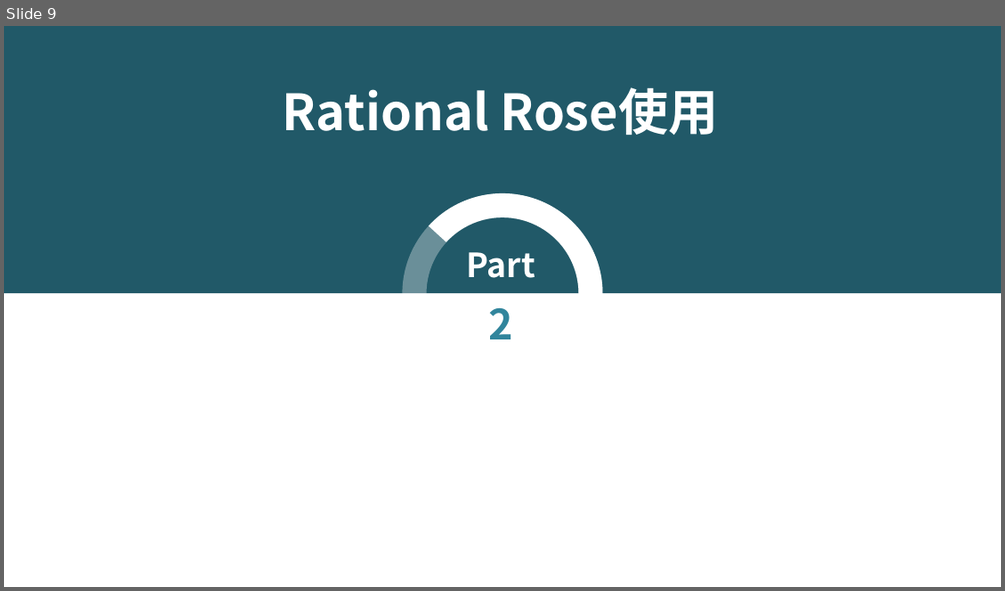
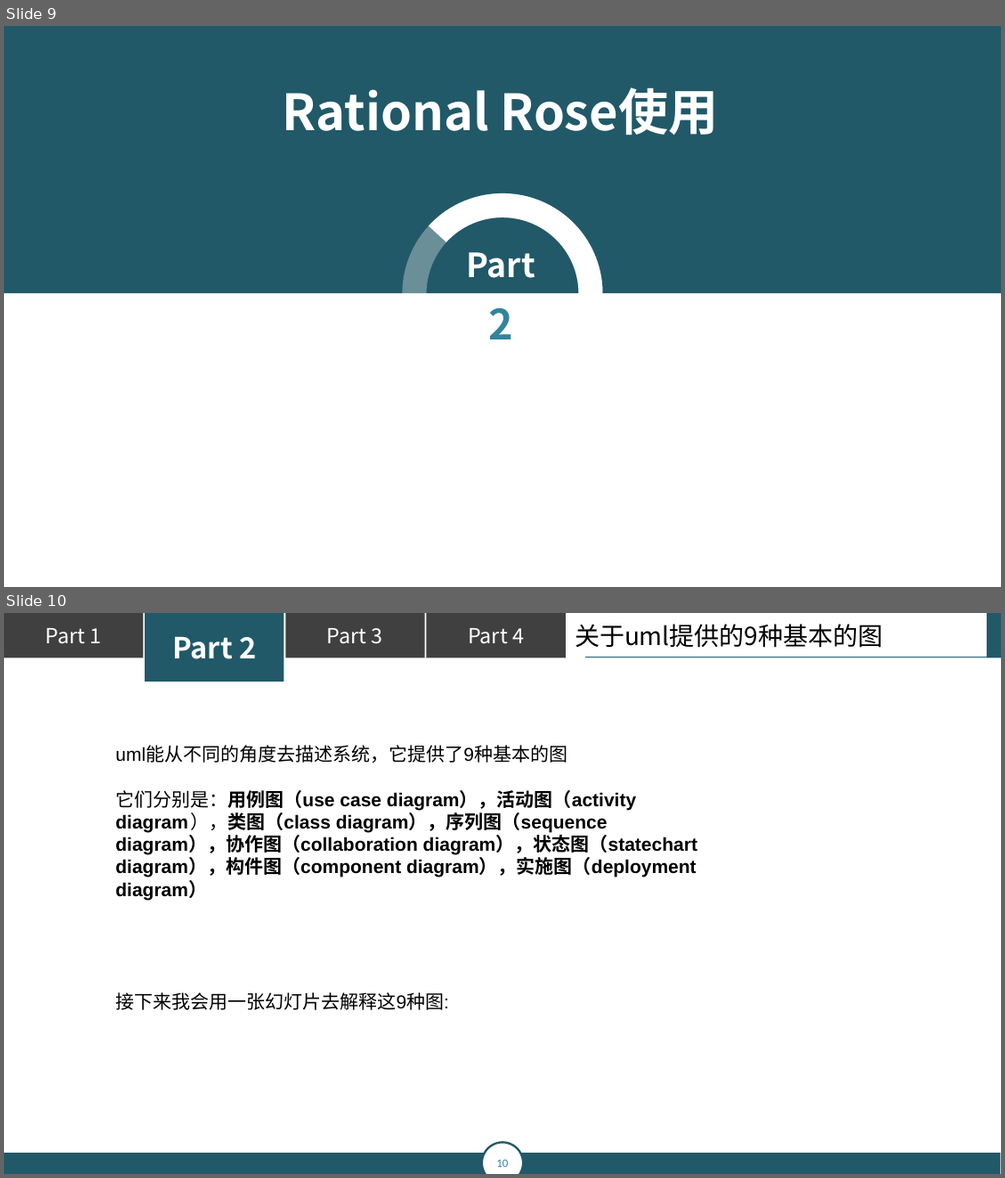
Before and after one commit to popopoi/PRD2018-G07, a slide deck: 翻转课堂PPT/PRD2018-G07-第五周翻转课堂PPT.pptx. Shown one above the other, each under a label of ours: slide 9 before the commit, slides 9 and 10 after it. The pictures are 1005x591 and 1005x1178 pixels, drawn with LibreOffice and Linux fonts; fonts in the diff are those of the drawing; background and template pictures are left out. Boxes give left, top, right and bottom in pixels: in the first picture for what was removed or moved away, otherwise in the second. Text is boxed around its words. In the diff, an @@ line names an element or a change of style, - is before the commit and + after.

```diff
--- a/翻转课堂PPT/PRD2018-G07-第五周翻转课堂PPT.pptx
+++ b/翻转课堂PPT/PRD2018-G07-第五周翻转课堂PPT.pptx
@@ slide 10 added at (4, 613, 1001, 1174), background #FFFFFF @@
@@ rectangle added at (4, 613, 143, 657), fill #404040, 20 pt, text #FFFFFF @@
+Part 1
@@ rectangle added at (145, 613, 283, 681), fill #215968, 28 pt, text #FFFFFF, bold @@
+Part 2
@@ rectangle added at (285, 613, 424, 657), fill #404040, 20 pt, text #FFFFFF @@
+Part 3
@@ rectangle added at (427, 613, 566, 657), fill #404040, 20 pt, text #FFFFFF @@
+Part 4
@@ text added at (574, 624, 883, 648), 24 pt, text #000000 @@
+关于uml提供的9种基本的图
@@ rectangle added at (987, 613, 1001, 657), fill #215968 @@
@@ line added from (994, 657) to (585, 657), #215968 0.75 pt @@
@@ text added at (115, 747, 697, 1010), 18 pt, text #000000, bold @@
+uml能从不同的角度去描述系统，它提供了9种基本的图
+它们分别是：用例图（use case diagram），活动图（activity diagram ），类图（class diagram），序列图（sequence diagram），协作图（collaboration diagram），状态图（statechart diagram），构件图（component diagram），实施图（deployment diagram）
+接下来我会用一张幻灯片去解释这9种图:
@@ page number added at (482, 1143, 523, 1174), fill #FFFFFF, outline #215968 2 pt, 11 pt, text #31859C @@
+10
@@ rectangle added at (4, 1153, 1000, 1174), fill #215968 @@
```
Also in this commit, not shown: 21 other slides added, 1 other file.
